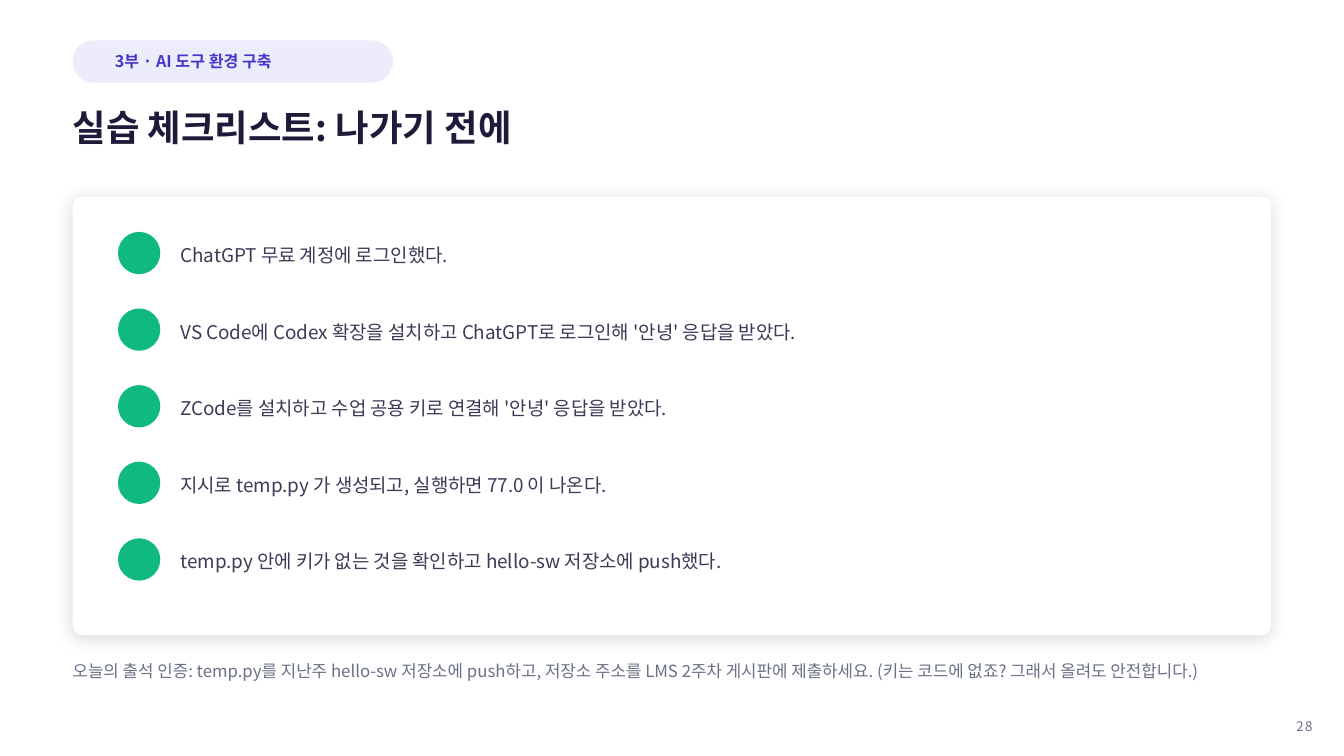
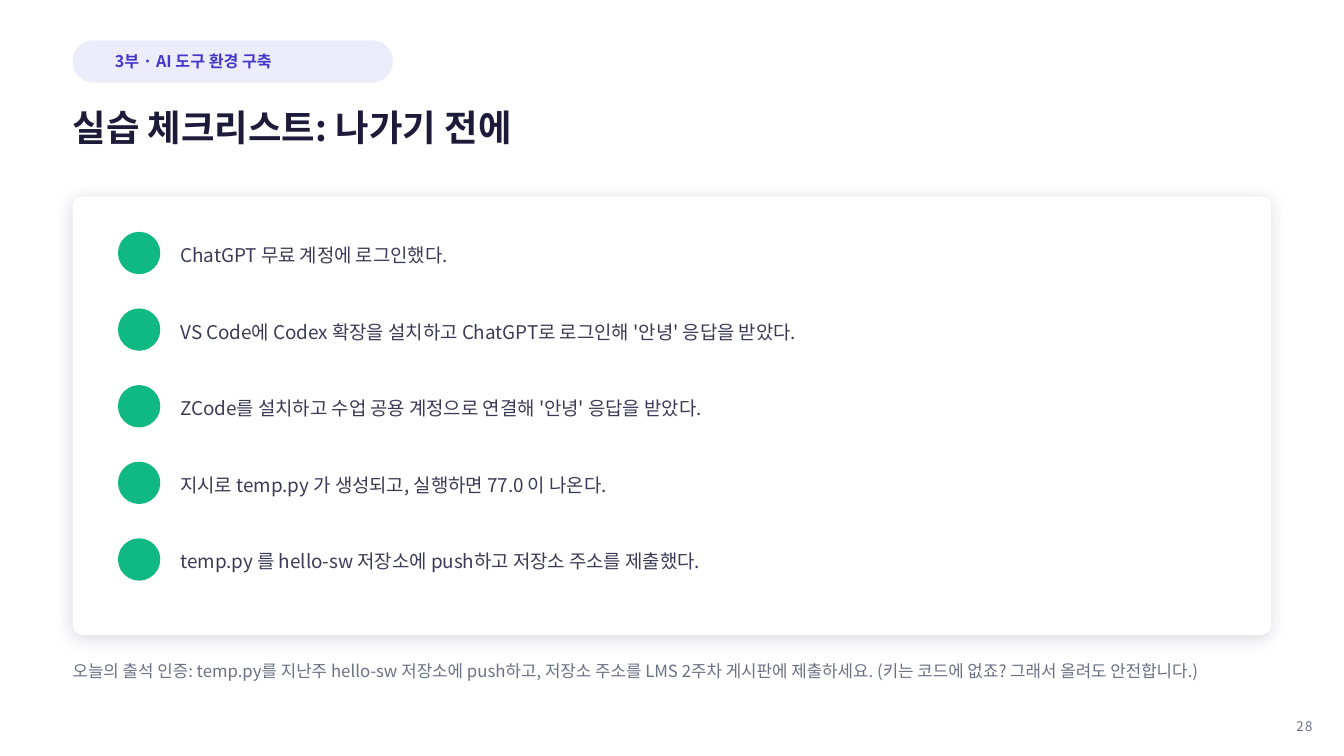
Before and after one commit to Sangdon-Park/Sangdon-Park.github.io, a slide deck: slide 28 of data/생성형 AI 소프트웨어공학/생성형AI소프트웨어공학_2강.pptx. Drawn at 1344x756 pixels with LibreOffice and Linux fonts; fonts in the diff are those of the drawing; background and template pictures are left out. Boxes give left, top, right and bottom in pixels: in the first picture for what was removed or moved away, otherwise in the second. Text is boxed around its words. In the diff, an @@ line names an element or a change of style, - is before the commit and + after.

```diff
--- a/data/생성형 AI 소프트웨어공학/생성형AI소프트웨어공학_2강.pptx
+++ b/data/생성형 AI 소프트웨어공학/생성형AI소프트웨어공학_2강.pptx
@@ text at (180, 399, 701, 417): text changed @@
-ZCode를 설치하고 수업 공용 키로 연결해 '안녕' 응답을 받았다.
+ZCode를 설치하고 수업 공용 계정으로 연결해 '안녕' 응답을 받았다.
@@ text at (180, 552, 699, 573): text changed @@
-temp.py 안에 키가 없는 것을 확인하고 hello-sw 저장소에 push했다.
+temp.py 를 hello-sw 저장소에 push하고 저장소 주소를 제출했다.
```
Also in this commit, not shown: 8 other slides changed, 13 other files.
